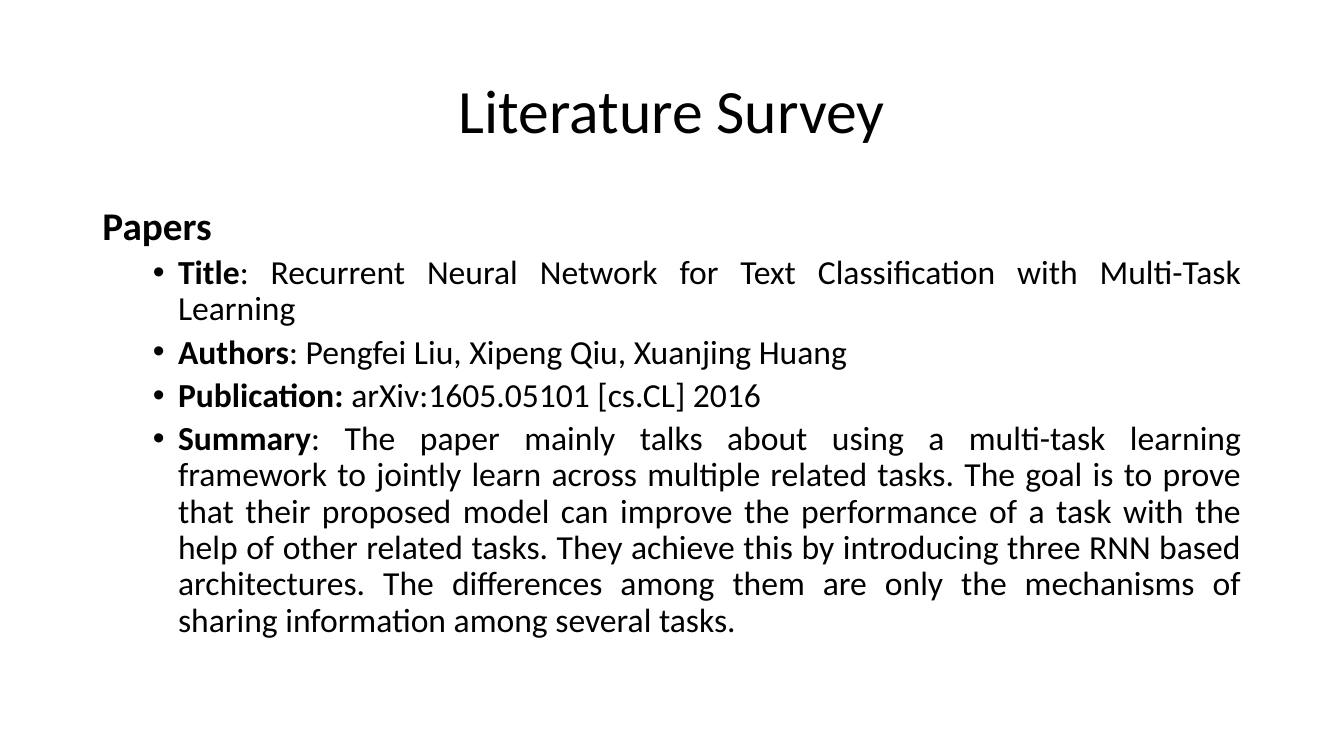
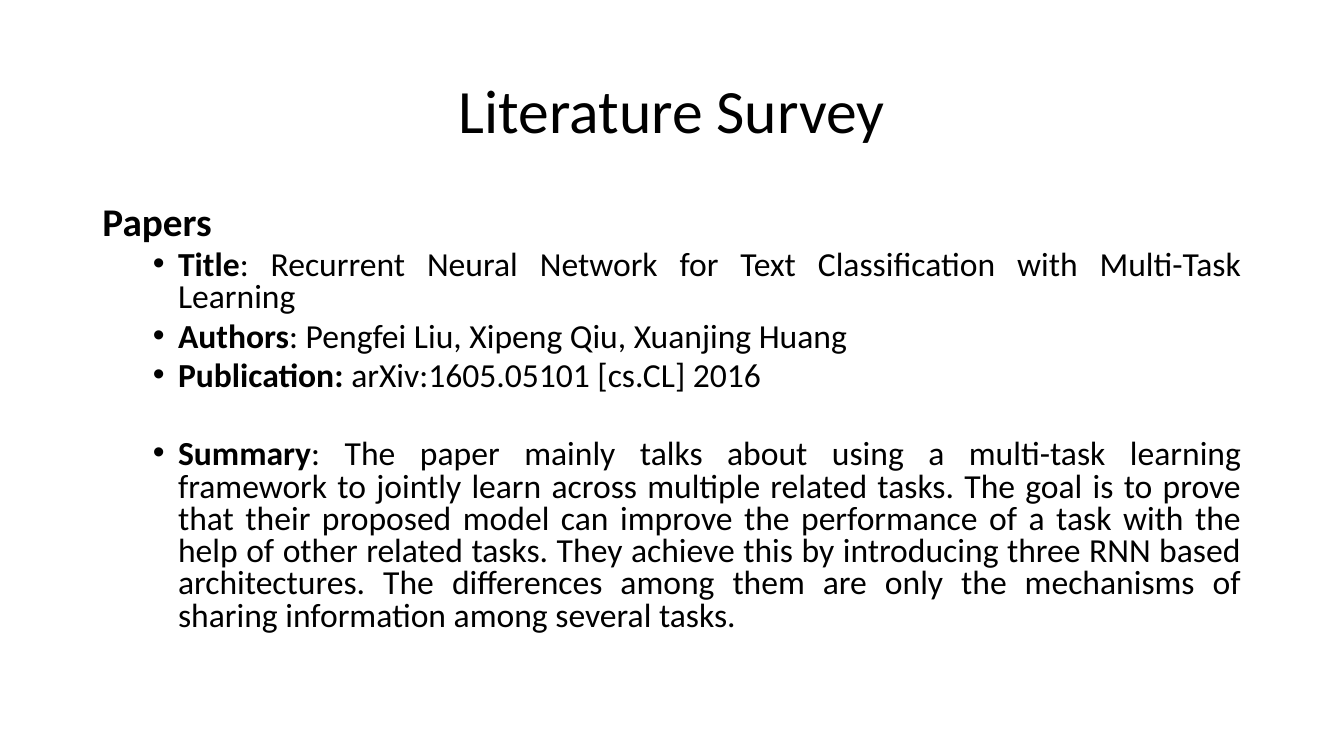
Before and after one commit to HarshaKy/text-classifier, a slide deck: slide 7 of docs/presentation/Presentation.pptx. Drawn at 1344x756 pixels with LibreOffice and Linux fonts; fonts in the diff are those of the drawing. Boxes give left, top, right and bottom in pixels: in the first picture for what was removed or moved away, otherwise in the second. Text is boxed around its words. In the diff, an @@ line names an element or a change of style, - is before the commit and + after.

```diff
--- a/docs/presentation/Presentation.pptx
+++ b/docs/presentation/Presentation.pptx
@@ text "Papers" at [102,210,1241,633]: line spacing 0.9 to 0.8 @@
```
Also in this commit, not shown: 8 other slides changed, 3 other files.
